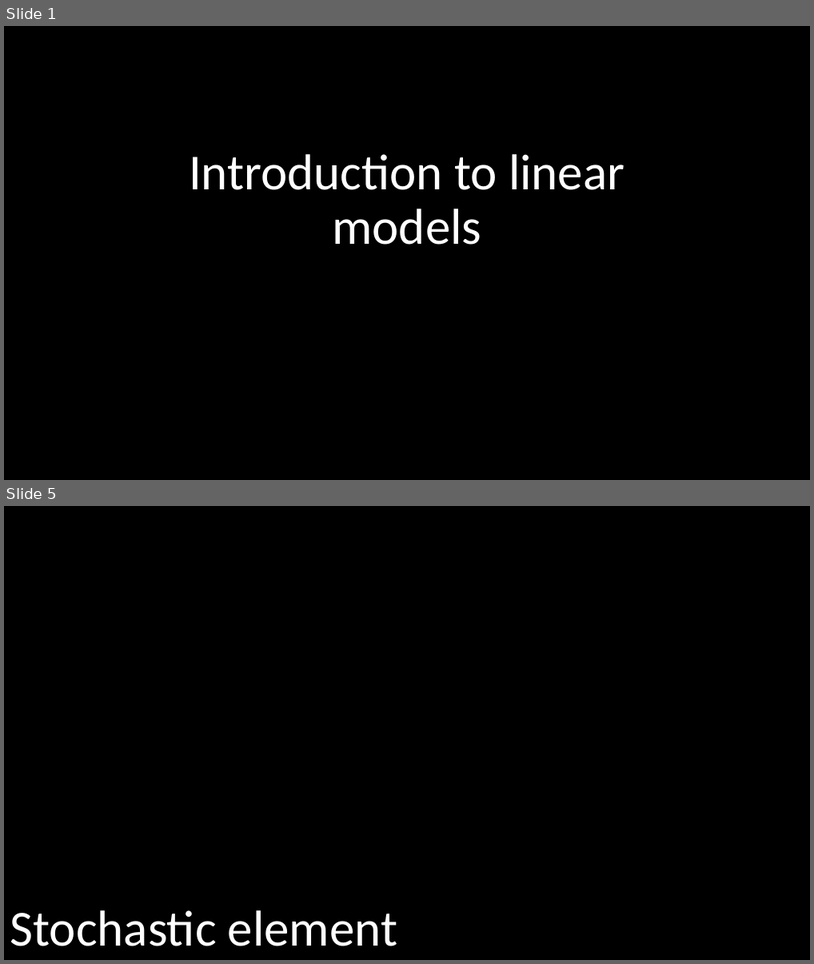
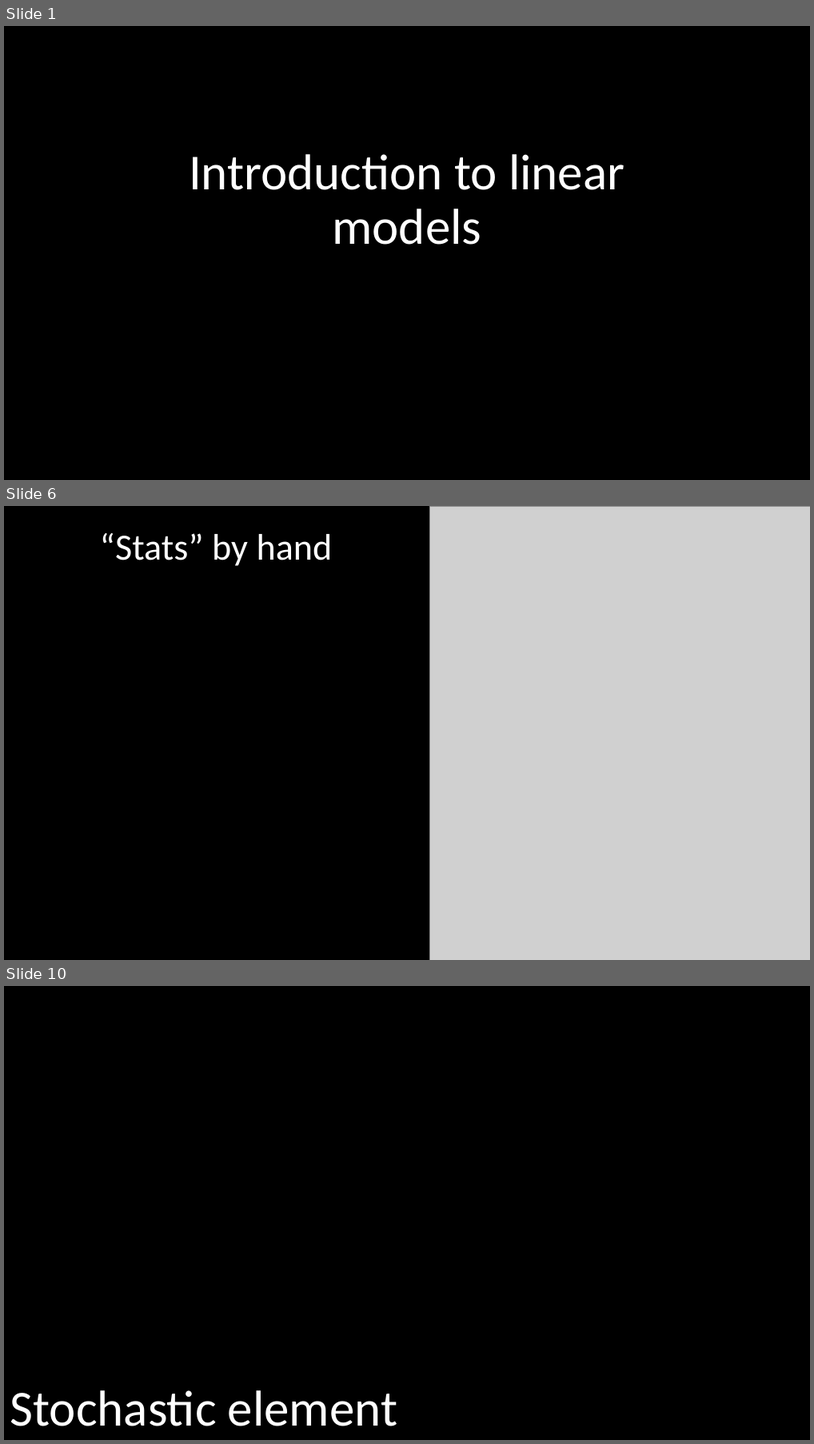
Before and after one commit to DeonRoos/stats-for-biologists, a slide deck: Lecture 2 - lm overview/Slides/Introduction to linear models.pptx. Shown one above the other, each under a label of ours: slides 1 and 5 before the commit, slides 1, 6 and 10 after it; the slides between them are not shown. The pictures are 814x964 and 814x1444 pixels, drawn with LibreOffice and Linux fonts; fonts in the diff are those of the drawing; grey boxes stand for pictures. Boxes give left, top, right and bottom in pixels: in the first picture for what was removed or moved away, otherwise in the second. Text is boxed around its words. In the diff, an @@ line names an element or a change of style, - is before the commit and + after.

```diff
--- a/Lecture 2 - lm overview/Slides/Introduction to linear models.pptx
+++ b/Lecture 2 - lm overview/Slides/Introduction to linear models.pptx
@@ slide 6 added at [4,506,810,960], background #000000 @@
@@ picture added at [430,506,810,960] @@
@@ title added at [100,533,333,566], 44 pt, text #FFFFFF @@
+“Stats” by hand
@@ what was slide 5 is now slide 10 @@
```
Also in this commit, not shown: 3 slides changed, 11 other slides added, 5 slides removed, 12 other files.
